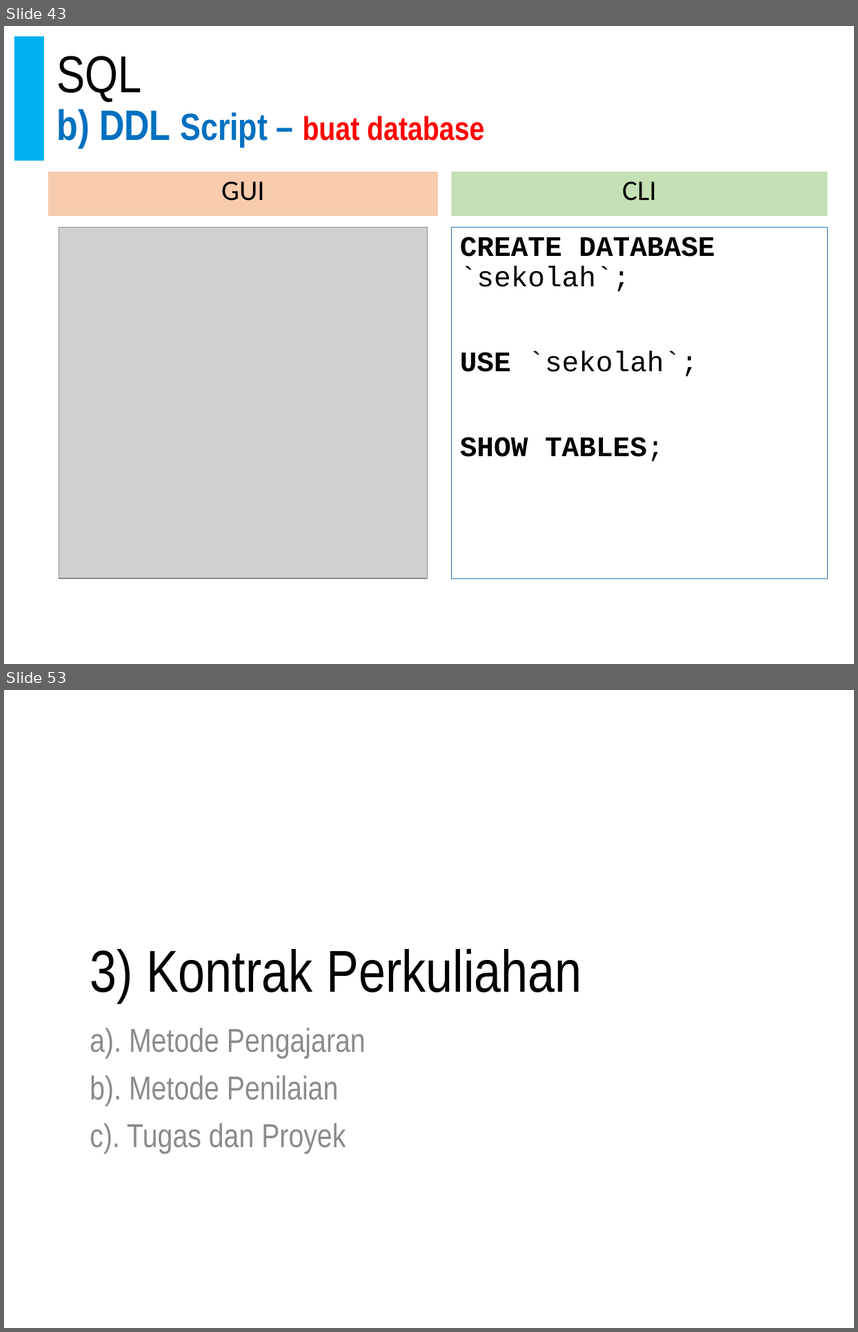
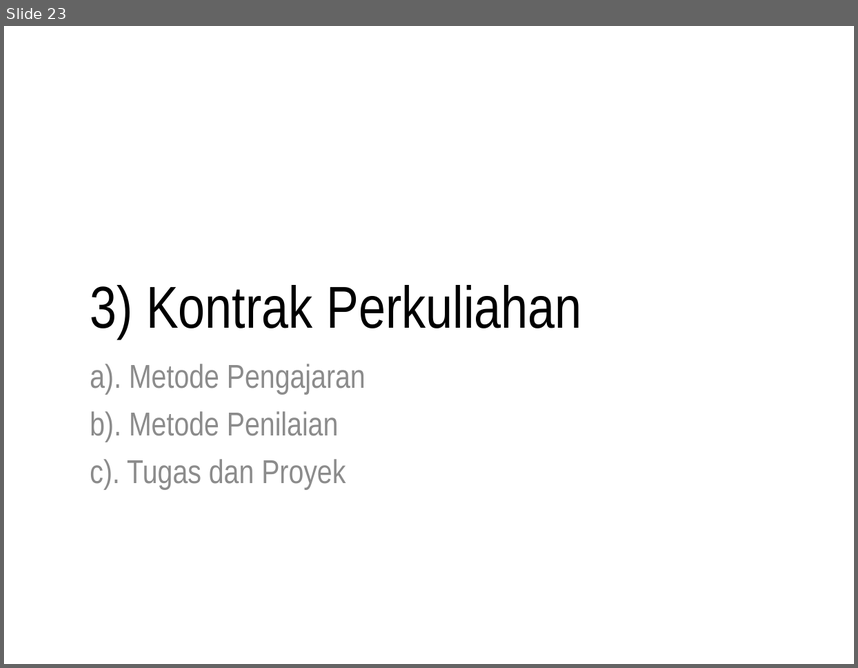
Before and after one commit to doniaft/Pengelolaan-Basis-Data, a slide deck: 1. Bahan Ajar/01. Pengelolaan Basis Data - Pendahuluan.pptx. Shown one above the other, each under a label of ours: slides 43 and 53 before the commit, slide 23 after it; the slides between them are not shown. The pictures are 858x1332 and 858x668 pixels, drawn with LibreOffice and Linux fonts; fonts in the diff are those of the drawing; grey boxes stand for pictures. Boxes give left, top, right and bottom in pixels: in the first picture for what was removed or moved away, otherwise in the second. Text is boxed around its words. In the diff, an @@ line names an element or a change of style, - is before the commit and + after.

```diff
--- a/1. Bahan Ajar/01. Pengelolaan Basis Data - Pendahuluan.pptx
+++ b/1. Bahan Ajar/01. Pengelolaan Basis Data - Pendahuluan.pptx
@@ slide 43 removed at [4,26,854,664], background #FFFFFF; not listed: 1 template element that a slide beside it also shows @@
@@ rectangle removed at [15,37,44,161] @@
@@ title removed at [56,56,484,148] @@
-SQL
-b) DDL Script – buat database
@@ rectangle removed at [48,172,437,216] @@
-GUI
@@ rectangle removed at [451,172,827,216] @@
-CLI
@@ picture removed at [59,227,428,579] @@
@@ text removed at [451,227,827,579] @@
-CREATE DATABASE `sekolah`;
-USE `sekolah`;
-SHOW TABLES;
@@ what was slide 53 is now slide 23 @@
```
Also in this commit, not shown: 1 slide changed, 4 slides added, 33 other slides removed, 1 other file.
